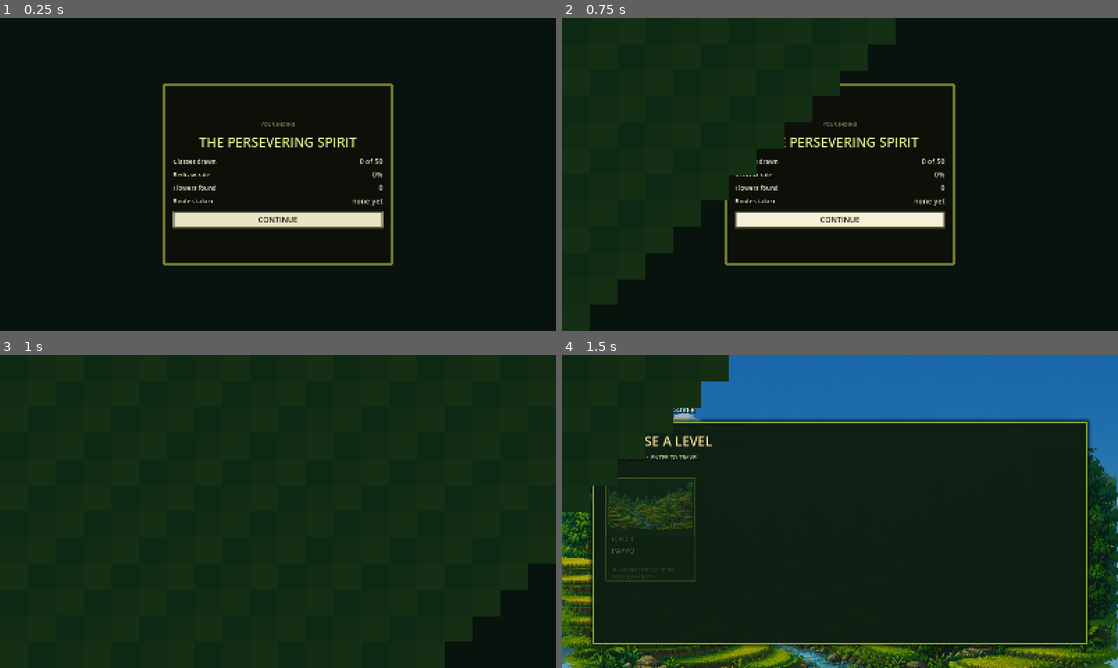
Above: before the commit, frames 1-4 (two rows, left to right).
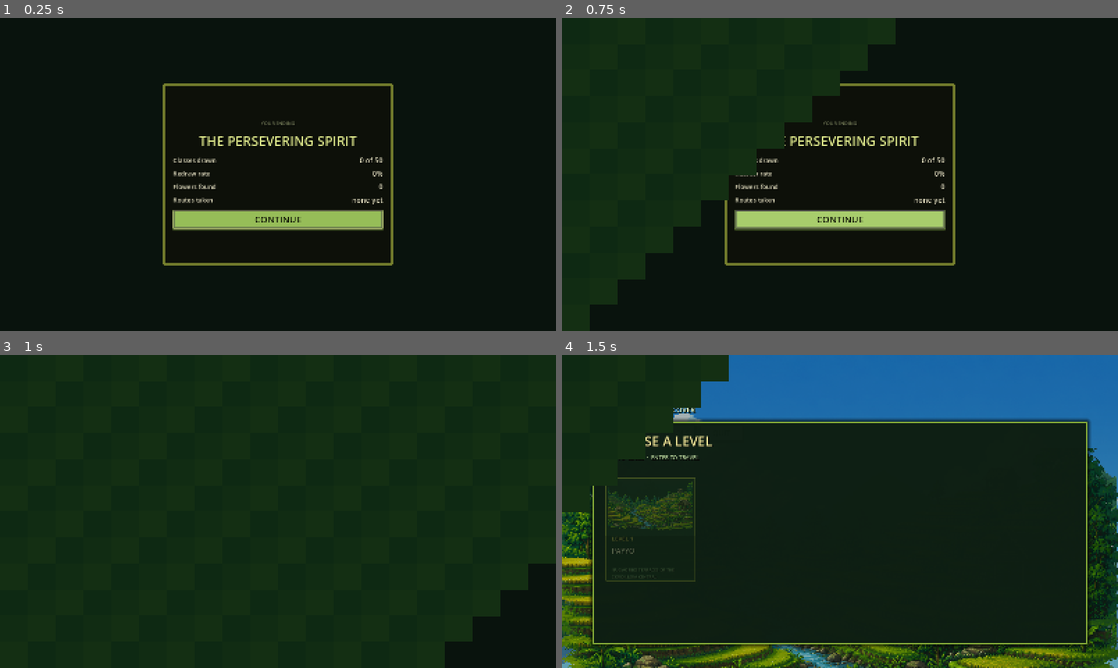
Above: after the commit, the same moments.

Repository: hyuuuan/OBRA
Game: Godot game, scene res://ui/ending_screen.tscn
The game is run twice, just before and just after one commit, with the same random seed, the same clock (stepped at 60 frames per second) and the same inputs. This scene is started directly instead of the project's main scene.
Inputs (mouse positions are in pixels of both pictures, inside the frame that each line leads up to):
- Up to frame 1 (0.25 s): no input
- Up to frame 2 (0.75 s): click "CONTINUE" at 0.5 s
- Up to frame 3 (1 s): no input
- Up to frame 4 (1.5 s): tap Enter at 1.25 s; move the mouse to (962, 495) at 1.27 s; hold D (move_right) from 1.28 s (still down); hold E (interact) from 1.28 s (still down); click (962, 495) at 1.42 s

The runs differ from the first frame. In frame 1, 3.4% of the frame differs, in the area x 31-69%, y 32-68%; in frame 2, 3.3%; in frame 3, nothing differs; in frame 4, nothing differs.

Commit message:
Say what a button does before anyone reads it, and give the screens their rule
Every button in the game was the same button. RESUME, RESTART, SETTINGS, LEVEL
SELECT and QUIT TO DESKTOP were five identical dark-green slabs in a stack, and the
only way to tell the one that continues your game from the one that closes it was
to read all five. Confirming a quit and cancelling it were twins.

Three families now, and which one a button belongs to is a statement about what
pressing it does: green is the act the screen exists for (RESUME, CONTINUE, KEEP
PLAYING, TRANSFORM), red is the one that ends something (QUIT, CONFIRM on a
destructive prompt), cream is everything that navigates. Colour before type.

Two other things the screens needed:

A hairline under every title. It is in the HUD sheet under PAUSED and SETTINGS and
it is doing real work -- it attaches the heading to the panel instead of leaving it
floating above a stack of controls. HSeparator draws its stylebox at the box's own
minimum height and takes its breathing room from the separation constant, so the
margins set the THICKNESS: the first version at 5 painted a ten-pixel olive slab
across every panel.

And the two controls Godot draws from a texture rather than a StyleBox. The volume
sliders were a hairline with a grey engine handle threaded onto it, and the
fullscreen toggle was the default pill in a palette it has nothing to do with. Both
are generated as images at load, in settings_overlay.gd rather than in the theme:
an ImageTexture saved into a .tres keeps its header and loses its pixels, so the
theme would load with an invisible handle and nothing to say why.

The seven scrims were seven slightly different dark greens for one act -- putting
the world behind glass. They are the same colour now and only the opacity differs.

Diff:
--- a/game/game_level.tscn
+++ b/game/game_level.tscn
@@ -258,7 +258,7 @@
 grow_horizontal = 2
 grow_vertical = 2
 mouse_filter = 2
-color = Color(0.015, 0.045, 0.025, 0.78)
+color = Color(0.027, 0.035, 0.024, 0.78)
 
 [node name="Panel" type="PanelContainer" parent="PauseMenu/PauseRoot"]
 custom_minimum_size = Vector2(430, 520)
@@ -286,6 +286,9 @@
 text = "PAUSED"
 horizontal_alignment = 1
 
+[node name="Rule" type="HSeparator" parent="PauseMenu/PauseRoot/Panel/VBox"]
+layout_mode = 2
+
 [node name="Place" type="Label" parent="PauseMenu/PauseRoot/Panel/VBox"]
 layout_mode = 2
 theme_type_variation = &"HudHint"
@@ -295,7 +298,7 @@
 [node name="ResumeButton" type="Button" parent="PauseMenu/PauseRoot/Panel/VBox"]
 custom_minimum_size = Vector2(0, 54)
 layout_mode = 2
-theme_type_variation = &"DialogButton"
+theme_type_variation = &"PrimaryButton"
 text = "RESUME"
 
 [node name="RestartButton" type="Button" parent="PauseMenu/PauseRoot/Panel/VBox"]
@@ -325,7 +328,7 @@
 [node name="QuitButton" type="Button" parent="PauseMenu/PauseRoot/Panel/VBox"]
 custom_minimum_size = Vector2(0, 48)
 layout_mode = 2
-theme_type_variation = &"DialogButton"
+theme_type_variation = &"DangerButton"
 text = "QUIT TO DESKTOP"
 
 [node name="LevelCompleteOverlay" parent="." instance=ExtResource("17_complete")]
--- a/game/scripts/settings_overlay.gd
+++ b/game/scripts/settings_overlay.gd
@@ -41,10 +41,30 @@
 		slider.step = 0.01
 		slider.value_changed.connect(_on_slider_changed.bind(String(key)))
 		slider.drag_ended.connect(_on_drag_ended.bind(String(key)))
+	_skin_controls()
 	_fullscreen.toggled.connect(_on_fullscreen_toggled)
 	_back_button.pressed.connect(close)
 	_pull_from_profile()
 	_apply_fullscreen(bool(_setting("fullscreen", false)))
+
+
+## The two controls on this screen that Godot draws from a TEXTURE rather than a
+## StyleBox: a slider's handle and a CheckButton's two states. They are built here at
+## load instead of living in the theme, because an ImageTexture saved into a .tres keeps
+## its header and loses its pixels -- the file would load with an invisible handle and
+## nothing to say why.
+func _skin_controls() -> void:
+	var grabber := UISkin.disc_texture(20, UISkin.CREAM_FILL, UISkin.RING_MID)
+	var grabber_lit := UISkin.disc_texture(20, UISkin.CREAM_LIT, UISkin.LIME)
+	for key: Variant in _sliders.keys():
+		var slider: HSlider = _sliders[key]
+		slider.add_theme_icon_override(&"grabber", grabber)
+		slider.add_theme_icon_override(&"grabber_highlight", grabber_lit)
+		slider.add_theme_icon_override(&"grabber_disabled", grabber)
+	_fullscreen.add_theme_icon_override(&"checked", UISkin.switch_texture(true))
+	_fullscreen.add_theme_icon_override(&"unchecked", UISkin.switch_texture(false))
+	_fullscreen.add_theme_icon_override(&"checked_disabled", UISkin.switch_texture(true))
+	_fullscreen.add_theme_icon_override(&"unchecked_disabled", UISkin.switch_texture(false))
 
 
 func _on_opened() -> void:
--- a/game/scripts/ui_skin.gd
+++ b/game/scripts/ui_skin.gd
@@ -206,6 +206,58 @@
 	return box
 
 
+# --- Generated pictograms ----------------------------------------------------------------
+
+## A round grabber for a slider, drawn rather than shipped.
+##
+## Godot draws HSlider's handle from a TEXTURE, which is the one part of this skin a
+## StyleBox cannot express -- so it is built as an image at load. It is deliberately NOT
+## saved into the theme: an ImageTexture written to a .tres keeps its header and loses its
+## pixels, so the file would load with an invisible handle and nothing to say why.
+static func disc_texture(diameter: int, fill: Color, ring: Color) -> ImageTexture:
+	var image := Image.create(diameter, diameter, false, Image.FORMAT_RGBA8)
+	image.fill(Color(0, 0, 0, 0))
+	var centre := (float(diameter) - 1.0) * 0.5
+	var radius := float(diameter) * 0.5
+	for y in range(diameter):
+		for x in range(diameter):
+			var distance := Vector2(float(x) - centre, float(y) - centre).length()
+			if distance <= radius - 2.0:
+				image.set_pixel(x, y, fill)
+			elif distance <= radius:
+				image.set_pixel(x, y, ring)
+	return ImageTexture.create_from_image(image)
+
+
+## The fullscreen switch: a track with the knob at whichever end it is pointing to, lime
+## when on and dark when off. Same reason as the disc -- CheckButton's two states are
+## icons, not styleboxes.
+static func switch_texture(on: bool) -> ImageTexture:
+	var width := 48
+	var height := 24
+	var image := Image.create(width, height, false, Image.FORMAT_RGBA8)
+	image.fill(Color(0, 0, 0, 0))
+	var track := LIME if on else PANEL
+	var edge := LIME if on else RING_MID
+	for y in range(height):
+		for x in range(width):
+			if x < 1 or x >= width - 1 or y < 1 or y >= height - 1:
+				continue
+			var border: bool = x < 4 or x >= width - 4 or y < 3 or y >= height - 3
+			image.set_pixel(x, y, edge if border else track)
+	# The knob's END is the only cue that survives being looked at for a quarter second.
+	var knob := GREEN_LABEL if on else MUTED
+	var knob_radius := float(height - 8) * 0.5
+	var knob_centre := Vector2(
+		float(width) - 5.0 - knob_radius if on else 5.0 + knob_radius,
+		float(height - 1) * 0.5)
+	for y in range(height):
+		for x in range(width):
+			if Vector2(float(x), float(y)).distance_to(knob_centre) <= knob_radius:
+				image.set_pixel(x, y, knob)
+	return ImageTexture.create_from_image(image)
+
+
 # --- Internals --------------------------------------------------------------------------
 
 ## fill + inner ring (border) + outer ring (shadow). The shadow is Godot's only second
--- a/game/tools/build_theme.gd
+++ b/game/tools/build_theme.gd
@@ -142,7 +142,13 @@
 	theme.set_stylebox("fill", "ProgressBar", fill)
 	theme.set_color("font_color", "ProgressBar", Palette.CREAM_TEXT)
 
-	theme.set_stylebox("slider", "HSlider", Palette.well())
+	# A trough with a thickness. A StyleBox with no content margins has no minimum height
+	# and HSlider takes the track's height from exactly that, so the volume sliders were
+	# drawn as a hairline with a handle threaded onto it.
+	var track := Palette.well()
+	track.content_margin_top = 6.0
+	track.content_margin_bottom = 6.0
+	theme.set_stylebox("slider", "HSlider", track)
 	var grabbed := StyleBoxFlat.new()
 	grabbed.bg_color = Palette.LIME
 	grabbed.set_corner_radius_all(Palette.RADIUS)
@@ -153,6 +159,18 @@
 	theme.set_stylebox("grabber_area_highlight", "HSlider", grabbed_lit)
 	theme.set_constant("grabber_offset", "HSlider", 0)
 
+	# The hairline under a screen's title. The engine's default separator is a grey line
+	# that belongs to no palette, and it was showing through on every panel.
+	# A HAIRLINE, not a bar. HSeparator draws this stylebox at its own minimum height and
+	# gets its breathing room from the separation constant, so the margins here set the
+	# thickness of the line and anything above 1 paints a slab across the panel.
+	var rule := StyleBoxFlat.new()
+	rule.bg_color = Palette.RING_MID
+	rule.content_margin_top = 1.0
+	rule.content_margin_bottom = 1.0
+	theme.set_stylebox("separator", "HSeparator", rule)
+	theme.set_constant("separation", "HSeparator", 16)
+
 	theme.set_color("font_color", "CheckButton", Palette.CREAM_TEXT)
 	theme.set_color("font_hover_color", "CheckButton", Palette.LIME_PALE)
 	theme.set_color("font_color", "CheckBox", Palette.CREAM_TEXT)
--- a/game/ui/confirm_overlay.tscn
+++ b/game/ui/confirm_overlay.tscn
@@ -19,7 +19,7 @@
 layout_mode = 0
 anchor_right = 1.0
 anchor_bottom = 1.0
-color = Color(0.015, 0.045, 0.025, 0.82)
+color = Color(0.027, 0.035, 0.024, 0.82)
 
 [node name="Center" type="CenterContainer" parent="Root" unique_id=2124370805]
 layout_mode = 0
@@ -43,6 +43,9 @@
 text = "ARE YOU SURE?"
 horizontal_alignment = 1
 
+[node name="Rule" type="HSeparator" parent="Root/Center/Panel/VBox"]
+layout_mode = 2
+
 [node name="Body" type="Label" parent="Root/Center/Panel/VBox" unique_id=58812997]
 layout_mode = 2
 theme_type_variation = &"ScreenSubtitle"
@@ -58,7 +61,7 @@
 custom_minimum_size = Vector2(0, 48)
 layout_mode = 2
 size_flags_horizontal = 3
-theme_type_variation = &"DialogButton"
+theme_type_variation = &"DangerButton"
 text = "CONFIRM"
 
 [node name="CancelButton" type="Button" parent="Root/Center/Panel/VBox/Buttons" unique_id=1124946764]
--- a/game/ui/controls_overlay.tscn
+++ b/game/ui/controls_overlay.tscn
@@ -19,7 +19,7 @@
 layout_mode = 0
 anchor_right = 1.0
 anchor_bottom = 1.0
-color = Color(0.015, 0.045, 0.025, 0.82)
+color = Color(0.027, 0.035, 0.024, 0.82)
 
 [node name="Center" type="CenterContainer" parent="Root" unique_id=1019133223]
 layout_mode = 0
@@ -43,6 +43,9 @@
 text = "CONTROLS"
 horizontal_alignment = 1
 
+[node name="Rule" type="HSeparator" parent="Root/Center/Panel/VBox"]
+layout_mode = 2
+
 [node name="Rows" type="VBoxContainer" parent="Root/Center/Panel/VBox" unique_id=10265643]
 layout_mode = 2
 size_flags_vertical = 3
--- a/game/ui/dialogue_choice_overlay.tscn
+++ b/game/ui/dialogue_choice_overlay.tscn
@@ -18,7 +18,7 @@
 layout_mode = 0
 anchor_right = 1.0
 anchor_bottom = 1.0
-color = Color(0.015, 0.045, 0.025, 0.8)
+color = Color(0.027, 0.035, 0.024, 0.8)
 
 [node name="Center" type="CenterContainer" parent="Root" unique_id=1631983498]
 layout_mode = 0
--- a/game/ui/ending_screen.tscn
+++ b/game/ui/ending_screen.tscn
@@ -51,5 +51,5 @@
 [node name="ContinueButton" type="Button" parent="Panel/VBox" unique_id=2086780243]
 custom_minimum_size = Vector2(0, 48)
 layout_mode = 2
-theme_type_variation = &"DialogButton"
+theme_type_variation = &"PrimaryButton"
 text = "CONTINUE"
--- a/game/ui/level_complete_overlay.tscn
+++ b/game/ui/level_complete_overlay.tscn
@@ -18,7 +18,7 @@
 layout_mode = 0
 anchor_right = 1.0
 anchor_bottom = 1.0
-color = Color(0.015, 0.045, 0.025, 0.86)
+color = Color(0.027, 0.035, 0.024, 0.86)
 
 [node name="Center" type="CenterContainer" parent="Root" unique_id=1752264447]
 layout_mode = 0
@@ -42,6 +42,9 @@
 text = "LEVEL COMPLETE"
 horizontal_alignment = 1
 
+[node name="Rule" type="HSeparator" parent="Root/Center/Panel/VBox"]
+layout_mode = 2
+
 [node name="Subtitle" type="Label" parent="Root/Center/Panel/VBox" unique_id=687178853]
 layout_mode = 2
 theme_type_variation = &"HudHint"
@@ -59,7 +62,7 @@
 custom_minimum_size = Vector2(0, 48)
 layout_mode = 2
 size_flags_horizontal = 3
-theme_type_variation = &"DialogButton"
+theme_type_variation = &"PrimaryButton"
 text = "CONTINUE"
 
 [node name="RetryButton" type="Button" parent="Root/Center/Panel/VBox/Buttons" unique_id=2114185662]
--- a/game/ui/memory_overlay.tscn
+++ b/game/ui/memory_overlay.tscn
@@ -18,7 +18,7 @@
 layout_mode = 0
 anchor_right = 1.0
 anchor_bottom = 1.0
-color = Color(0.06, 0.03, 0.02, 0.9)
+color = Color(0.047, 0.031, 0.024, 0.9)
 
 [node name="Center" type="CenterContainer" parent="Root" unique_id=1588630937]
 layout_mode = 0
@@ -52,5 +52,5 @@
 [node name="ContinueButton" type="Button" parent="Root/Center/Panel/VBox" unique_id=1898498818]
 custom_minimum_size = Vector2(0, 48)
 layout_mode = 2
-theme_type_variation = &"DialogButton"
+theme_type_variation = &"PrimaryButton"
 text = "CONTINUE"
--- a/game/ui/obra_theme.tres
+++ b/game/ui/obra_theme.tres
@@ -294,20 +294,27 @@
 shadow_offset = Vector2(0, 2)
 
 [sub_resource type="StyleBoxFlat" id="StyleBoxFlat_h5dpb"]
+content_margin_top = 1.0
+content_margin_bottom = 1.0
+bg_color = Color(0.29, 0.329, 0.094, 1)
+
+[sub_resource type="StyleBoxFlat" id="StyleBoxFlat_yv4j1"]
 bg_color = Color(0.788, 0.851, 0.29, 1)
 corner_radius_top_left = 2
 corner_radius_top_right = 2
 corner_radius_bottom_right = 2
 corner_radius_bottom_left = 2
 
-[sub_resource type="StyleBoxFlat" id="StyleBoxFlat_yv4j1"]
+[sub_resource type="StyleBoxFlat" id="StyleBoxFlat_ncjb0"]
 bg_color = Color(0.875, 0.914, 0.549, 1)
 corner_radius_top_left = 2
 corner_radius_top_right = 2
 corner_radius_bottom_right = 2
 corner_radius_bottom_left = 2
 
-[sub_resource type="StyleBoxFlat" id="StyleBoxFlat_ncjb0"]
+[sub_resource type="StyleBoxFlat" id="StyleBoxFlat_scba2"]
+content_margin_top = 6.0
+content_margin_bottom = 6.0
 bg_color = Color(0.027, 0.035, 0.024, 1)
 border_width_left = 2
 border_width_top = 2
@@ -319,8 +326,6 @@
 corner_radius_bottom_right = 2
 corner_radius_bottom_left = 2
 
-[sub_resource type="StyleBoxEmpty" id="StyleBoxEmpty_scba2"]
-
 [sub_resource type="StyleBoxEmpty" id="StyleBoxEmpty_sirwr"]
 
 [sub_resource type="StyleBoxEmpty" id="StyleBoxEmpty_8rupr"]
@@ -329,7 +334,9 @@
 
 [sub_resource type="StyleBoxEmpty" id="StyleBoxEmpty_iycec"]
 
-[sub_resource type="StyleBoxFlat" id="StyleBoxFlat_yseep"]
+[sub_resource type="StyleBoxEmpty" id="StyleBoxEmpty_yseep"]
+
+[sub_resource type="StyleBoxFlat" id="StyleBoxFlat_qjblw"]
 content_margin_left = 16.0
 content_margin_top = 14.0
 content_margin_right = 16.0
@@ -381,29 +388,11 @@
 shadow_color = Color(0.118, 0.133, 0.063, 1)
 shadow_size = 4
 
-[sub_resource type="StyleBoxFlat" id="StyleBoxFlat_3vuqa"]
+[sub_resource type="StyleBoxFlat" id="StyleBoxFlat_2pmwi"]
 content_margin_left = 16.0
 content_margin_top = 14.0
 content_margin_right = 16.0
 content_margin_bottom = 14.0
-bg_color = Color(0.051, 0.063, 0.035, 1)
-border_width_left = 4
-border_width_top = 4
-border_width_right = 4
-border_width_bottom = 4
-border_color = Color(0.788, 0.851, 0.29, 1)
-corner_radius_top_left = 2
-corner_radius_top_right = 2
-corner_radius_bottom_right = 2
-corner_radius_bottom_left = 2
-shadow_color = Color(0.118, 0.133, 0.063, 1)
-shadow_size = 4
-
-[sub_resource type="StyleBoxFlat" id="StyleBoxFlat_2pmwi"]
-content_margin_left = 28.0
-content_margin_top = 24.0
-content_margin_right = 28.0
-content_margin_bottom = 24.0
 bg_color = Color(0.051, 0.063, 0.035, 1)
 border_width_left = 4
 border_width_top = 4
@@ -454,6 +443,24 @@
 shadow_size = 4
 
 [sub_resource type="StyleBoxFlat" id="StyleBoxFlat_lwsju"]
+content_margin_left = 28.0
+content_margin_top = 24.0
+content_margin_right = 28.0
+content_margin_bottom = 24.0
+bg_color = Color(0.051, 0.063, 0.035, 1)
+border_width_left = 4
+border_width_top = 4
+border_width_right = 4
+border_width_bottom = 4
+border_color = Color(0.788, 0.851, 0.29, 1)
+corner_radius_top_left = 2
+corner_radius_top_right = 2
+corner_radius_bottom_right = 2
+corner_radius_bottom_left = 2
+shadow_color = Color(0.118, 0.133, 0.063, 1)
+shadow_size = 4
+
+[sub_resource type="StyleBoxFlat" id="StyleBoxFlat_aooe5"]
 content_margin_left = 18.0
 content_margin_top = 9.0
 content_margin_right = 18.0
@@ -544,7 +551,7 @@
 shadow_size = 4
 shadow_offset = Vector2(0, 2)
 
-[sub_resource type="StyleBoxFlat" id="StyleBoxFlat_6pgha"]
+[sub_resource type="StyleBoxFlat" id="StyleBoxFlat_xcmj1"]
 bg_color = Color(0.027, 0.035, 0.024, 1)
 border_width_left = 2
 border_width_top = 2
@@ -616,10 +623,12 @@
 DialogButton/styles/hover = SubResource("StyleBoxFlat_312bt")
 DialogButton/styles/normal = SubResource("StyleBoxFlat_7ewjn")
 DialogButton/styles/pressed = SubResource("StyleBoxFlat_wrug2")
+HSeparator/constants/separation = 16
+HSeparator/styles/separator = SubResource("StyleBoxFlat_h5dpb")
 HSlider/constants/grabber_offset = 0
-HSlider/styles/grabber_area = SubResource("StyleBoxFlat_h5dpb")
-HSlider/styles/grabber_area_highlight = SubResource("StyleBoxFlat_yv4j1")
-HSlider/styles/slider = SubResource("StyleBoxFlat_ncjb0")
+HSlider/styles/grabber_area = SubResource("StyleBoxFlat_yv4j1")
+HSlider/styles/grabber_area_highlight = SubResource("StyleBoxFlat_ncjb0")
+HSlider/styles/slider = SubResource("StyleBoxFlat_scba2")
 HudBanner/base_type = &"Label"
 HudBanner/colors/font_color = Color(0.875, 0.914, 0.549, 1)
 HudBanner/font_sizes/font_size = 17
@@ -665,18 +674,18 @@
 PrimaryButton/colors/font_hover_color = Color(0.071, 0.094, 0.031, 1)
 PrimaryButton/colors/font_pressed_color = Color(0.071, 0.094, 0.031, 1)
 PrimaryButton/font_sizes/font_size = 26
-PrimaryButton/styles/disabled = SubResource("StyleBoxFlat_lwsju")
-PrimaryButton/styles/focus = SubResource("StyleBoxFlat_aooe5")
-PrimaryButton/styles/hover = SubResource("StyleBoxFlat_ygngm")
-PrimaryButton/styles/normal = SubResource("StyleBoxFlat_yfak1")
-PrimaryButton/styles/pressed = SubResource("StyleBoxFlat_4oo6m")
+PrimaryButton/styles/disabled = SubResource("StyleBoxFlat_aooe5")
+PrimaryButton/styles/focus = SubResource("StyleBoxFlat_ygngm")
+PrimaryButton/styles/hover = SubResource("StyleBoxFlat_yfak1")
+PrimaryButton/styles/normal = SubResource("StyleBoxFlat_4oo6m")
+PrimaryButton/styles/pressed = SubResource("StyleBoxFlat_6pgha")
 ProgressBar/colors/font_color = Color(0.91, 0.89, 0.769, 1)
-ProgressBar/styles/background = SubResource("StyleBoxFlat_6pgha")
-ProgressBar/styles/fill = SubResource("StyleBoxFlat_xcmj1")
+ProgressBar/styles/background = SubResource("StyleBoxFlat_xcmj1")
+ProgressBar/styles/fill = SubResource("StyleBoxFlat_ivijw")
 ScreenSubtitle/base_type = &"Label"
 ScreenSubtitle/colors/font_color = Color(0.91, 0.89, 0.769, 1)
 ScreenSubtitle/font_sizes/font_size = 21
 ScreenTitle/base_type = &"Label"
 ScreenTitle/colors/font_color = Color(0.875, 0.914, 0.549, 1)
 ScreenTitle/font_sizes/font_size = 38
-ScrollContainer/styles/panel = SubResource("StyleBoxEmpty_ivijw")
+ScrollContainer/styles/panel = SubResource("StyleBoxEmpty_gslfa")
--- a/game/ui/out_of_ink_overlay.tscn
+++ b/game/ui/out_of_ink_overlay.tscn
@@ -18,7 +18,7 @@
 layout_mode = 0
 anchor_right = 1.0
 anchor_bottom = 1.0
-color = Color(0.015, 0.045, 0.025, 0.86)
+color = Color(0.027, 0.035, 0.024, 0.86)
 
 [node name="Center" type="CenterContainer" parent="Root" unique_id=1229904305]
 layout_mode = 0
@@ -42,6 +42,9 @@
 text = "OUT OF INK"
 horizontal_alignment = 1
 
+[node name="Rule" type="HSeparator" parent="Root/Center/Panel/VBox"]
+layout_mode = 2
+
 [node name="Body" type="Label" parent="Root/Center/Panel/VBox" unique_id=958026758]
 layout_mode = 2
 theme_type_variation = &"ScreenSubtitle"
@@ -57,7 +60,7 @@
 custom_minimum_size = Vector2(0, 48)
 layout_mode = 2
 size_flags_horizontal = 3
-theme_type_variation = &"DialogButton"
+theme_type_variation = &"PrimaryButton"
 text = "KEEP PLAYING"
 
 [node name="RestartButton" type="Button" parent="Root/Center/Panel/VBox/Buttons" unique_id=264248934]
--- a/game/ui/settings_overlay.tscn
+++ b/game/ui/settings_overlay.tscn
@@ -19,7 +19,7 @@
 layout_mode = 0
 anchor_right = 1.0
 anchor_bottom = 1.0
-color = Color(0.015, 0.045, 0.025, 0.82)
+color = Color(0.027, 0.035, 0.024, 0.82)
 
 [node name="Center" type="CenterContainer" parent="Root" unique_id=543453781]
 layout_mode = 0
@@ -42,6 +42,9 @@
 theme_type_variation = &"ScreenTitle"
 text = "SETTINGS"
 horizontal_alignment = 1
+
+[node name="Rule" type="HSeparator" parent="Root/Center/Panel/VBox"]
+layout_mode = 2
 
 [node name="MasterRow" type="HBoxContainer" parent="Root/Center/Panel/VBox" unique_id=1311449142]
 layout_mode = 2
Not shown: 9 places in game/ui/obra_theme.tres that only renumber resources
